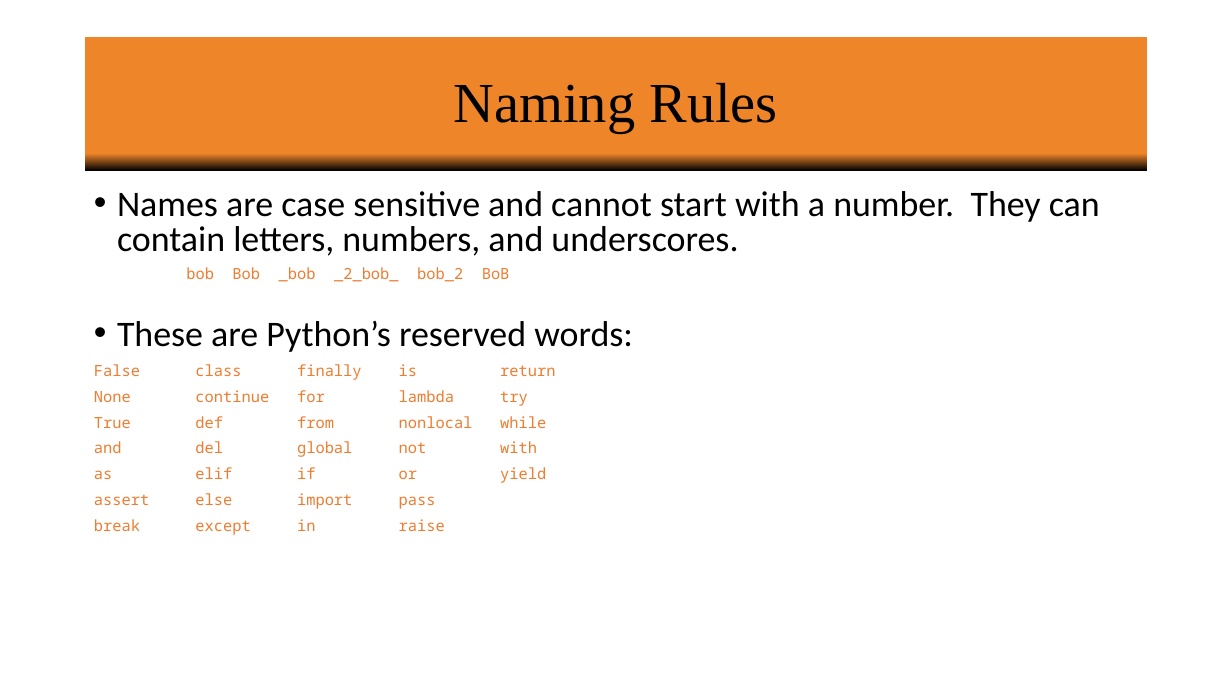
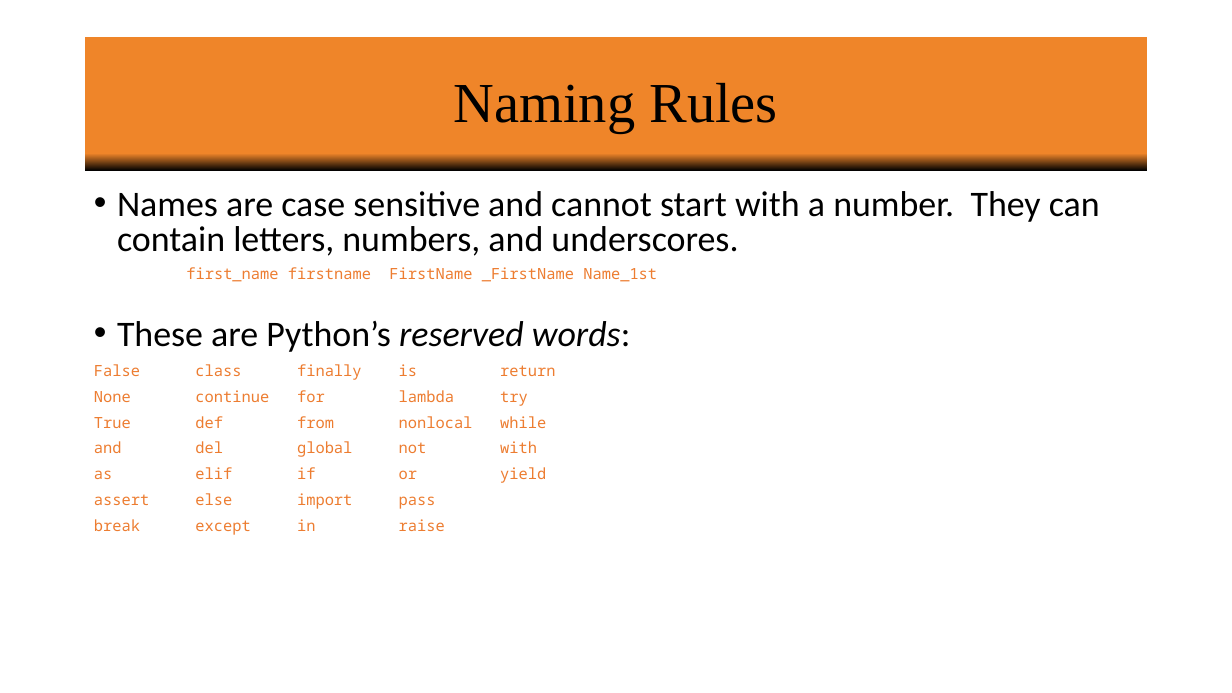
Before and after one commit to vineetbansal/Learning-Python, a slide deck: slide 10 of powerpoint/01 Variables_Operators_Logic_Math.pptx. Drawn at 1232x693 pixels with LibreOffice and Linux fonts; fonts in the diff are those of the drawing; background and template pictures are left out. Boxes give left, top, right and bottom in pixels: in the first picture for what was removed or moved away, otherwise in the second. Text is boxed around its words. In the diff, an @@ line names an element or a change of style, - is before the commit and + after.

```diff
--- a/powerpoint/01 Variables_Operators_Logic_Math.pptx
+++ b/powerpoint/01 Variables_Operators_Logic_Math.pptx
@@ text at (186,267,657,282): text changed @@
-  bob Bob _bob _2_bob_ bob_2 BoB
+  first_name firstname FirstName _FirstName Name_1st
@@ text at (117,321,630,352): italic on in "reserved words:" @@
```
Also in this commit, not shown: 12 other slides changed, 1 other file.
